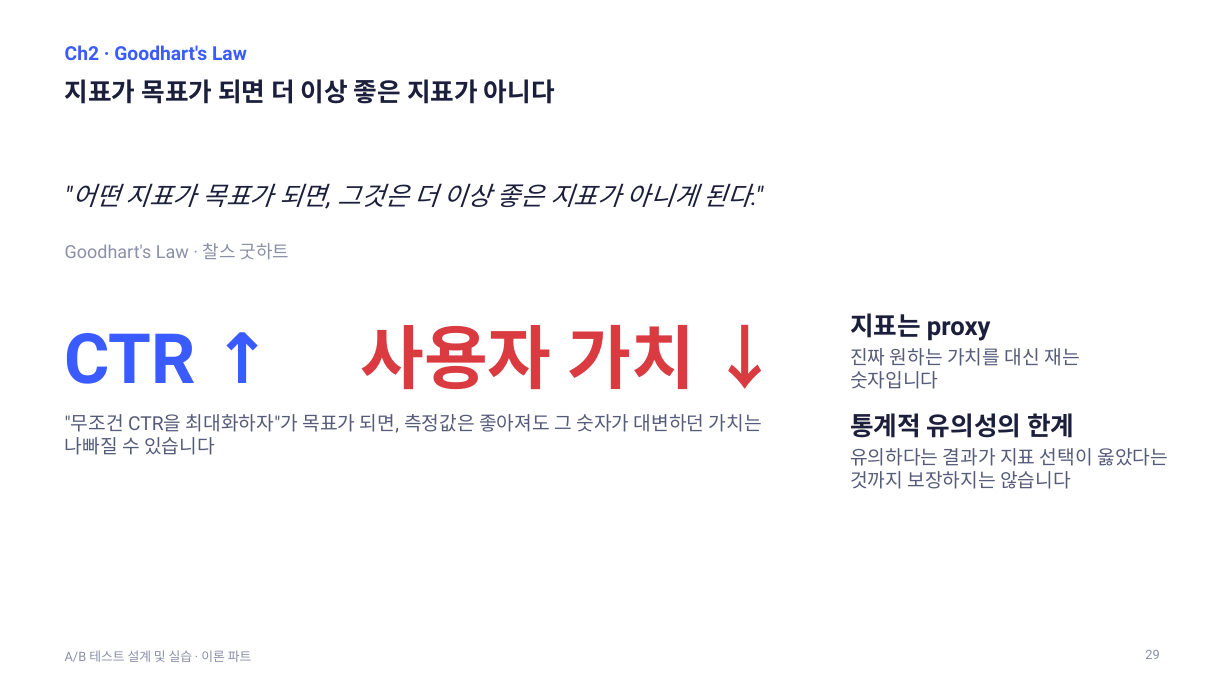
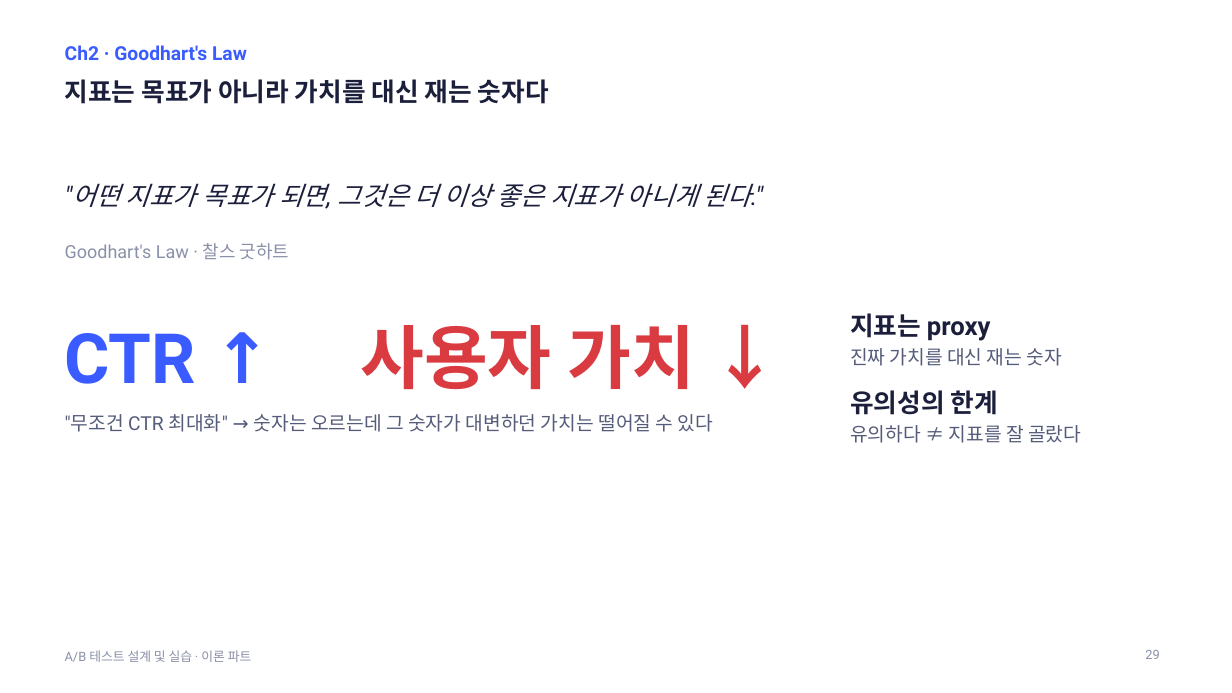
Before and after one commit to kkamret/quickmart-lab-rats, a slide deck: slide 29 of docs/lecture/ab-testing-theory.pptx. Drawn at 1232x693 pixels with LibreOffice and Linux fonts; fonts in the diff are those of the drawing. Boxes give left, top, right and bottom in pixels: in the first picture for what was removed or moved away, otherwise in the second. Text is boxed around its words. In the diff, an @@ line names an element or a change of style, - is before the commit and + after.

```diff
--- a/docs/lecture/ab-testing-theory.pptx
+++ b/docs/lecture/ab-testing-theory.pptx
@@ title at (65,79,549,104): text changed @@
-지표가 목표가 되면 더 이상 좋은 지표가 아니다
+지표는 목표가 아니라 가치를 대신 재는 숫자다
@@ text at (850,348,1081,443): text changed @@
-진짜 원하는 가치를 대신 재는 숫자입니다
-통계적 유의성의 한계
-유의하다는 결과가 지표 선택이 옳았다는 것까지 보장하지는 않습니다
+진짜 가치를 대신 재는 숫자
+유의성의 한계
+유의하다 ≠ 지표를 잘 골랐다
@@ text at (65,414,713,432): text changed @@
-"무조건 CTR을 최대화하자"가 목표가 되면, 측정값은 좋아져도 그 숫자가 대변하던 가치는 나빠질 수 있습니다
+"무조건 CTR 최대화" → 숫자는 오르는데 그 숫자가 대변하던 가치는 떨어질 수 있다
```
Also in this commit, not shown: 44 other slides changed, 1 slide added, 1 slide removed, 2 other files.
